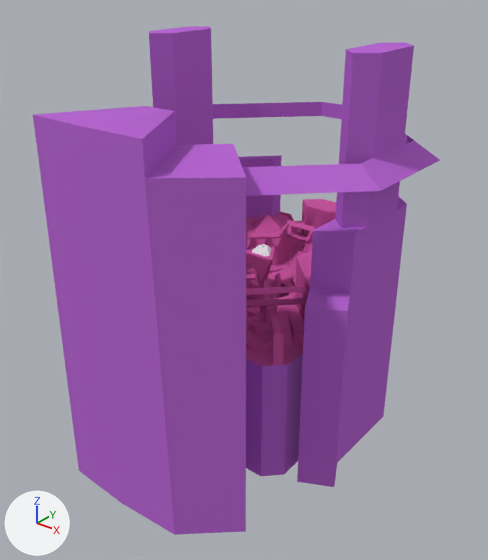
The Blender file assets/lvl/Plaza.blend as it was, and as the next commit left it.
Before and after are seen from a 50 mm lens placed at (98.7, -128.0, 86.4), pointed at (-0.4, -4.0, 9.5). The axes (+X, +Y, +Z) are drawn at lower left. The lights are the same throughout.

Objects in the first picture: 'plaza_groupmesh_12365', 'plaza_groupmesh_12365.001'.
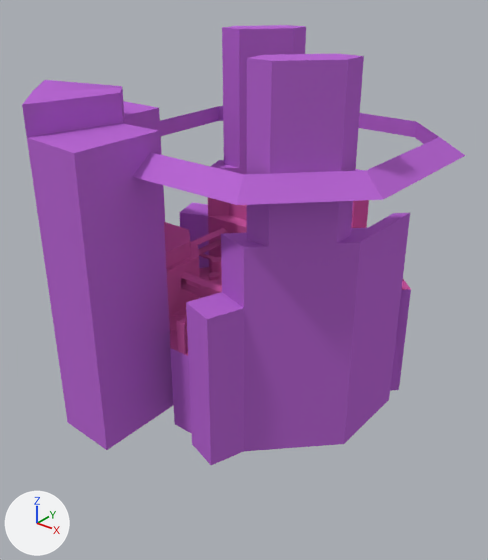
The change, as a list of edits to the scene's bpy script:
```text
Change me_plaza_groupmesh_12365_001:
    used by ob_plaza_groupmesh_12365_001; location = (-0.4, 4.8, 39.8)
    remove me_plaza_groupmesh_12365_001.from_pydata(...)  # 139 vertices, 90 faces; spans x 0.0..38.9, y -55.6..44.0, z -71.6..28.6
    add me_plaza_groupmesh_12365_001.from_pydata(...)  # 134 vertices, 90 faces; spans x 0.0..38.9, y -55.6..44.0, z -61.6..28.6
    me_plaza_groupmesh_12365_001 part 1
    7 vertices are removed from x 16.4..24.6, y -9.2..29.3, z -26.6..-18.4
    5 faces are deleted
    23 vertices in x 0.0..8.7, y -9.2..6.7, z -67.6 move by (0.0, 0.0, 7.0)
    15 vertices in x 0.0..36.9, y -55.6..33.8, z -71.6 move by (0.0, 0.0, 10.0)
    2 vertices move from x 16.4..24.6, y 17.4..25.6, z -26.6..-22.5 to x 16.4..24.6, y 17.4..25.6, z -15.4
    2 vertices are added at (16.4, 29.7, -15.4), (24.6, -15.4, -15.4)
    5 new faces join them
Change me_plaza_groupmesh_12365:
    used by ob_plaza_groupmesh_12365; location = (-0.4, 4.8, 39.8)
    remove me_plaza_groupmesh_12365.from_pydata(...)  # 825 vertices, 755 faces, 1 loose edge; spans x 0.0..32.8, y -35.8..33.8, z -71.6..-18.4
    add me_plaza_groupmesh_12365.from_pydata(...)  # 796 vertices, 758 faces, 1 loose edge; spans x 0.0..32.8, y -35.8..33.8, z -71.6..-15.4
    me_plaza_groupmesh_12365 part 2
    58 vertices are removed from x 0.0..31.2, y -19.5..17.4, z -34.8..-22.5
    80 faces are deleted
    32 vertices in x 25.6..32.3, y -5.1..7.2, z -31.2..-30.7 move by (0.0, 0.0, -1.0)
    3 vertices in x 24.4..26.2, y -7.0..9.1, z -33.8 move by (0.1, 0.0, -0.3)
    2 vertices move from x 0.0..24.5, y -5.2..0.0, z -33.8..-33.1 to x 0.0..24.5, y -5.2..0.4, z -34.1..-33.1
    23 vertices are added at x 0.0..24.6, y -19.2..29.7, z -34.8..-15.4
    10 new vertices lie (0.0, 0.0, -0.5) away from vertices in x 2.8..31.2, y -19.5..7.2, z -34.3..-30.7
    84 new faces join them
Change ob_plaza_groupmesh_12365_001:
    ob_plaza_groupmesh_12365_001.location: (-0.4, 4.8, 39.8) -> (3.1, 3.7, 39.8)
    ob_plaza_groupmesh_12365_001.rotation_euler: (0.0, 0.0, 0.0) -> (0.0, 0.0, -0.785)  # degrees (0, 0, 0) -> degrees (0, 0, -45)
```

Boxes (x1, y1, x2, y2) around the edits, measured in the pictures (488 x 560 px; the box of a moved part takes in the faces that stretch with it):
'plaza_groupmesh_12365.001', reshaped, moved, turned
    before: (33, 26, 440, 535)
    after: (22, 25, 465, 465)
part 1 of me_plaza_groupmesh_12365_001, moved or reshaped
    before: (33, 115, 407, 535)
    after: (27, 131, 411, 465)
part 2 of me_plaza_groupmesh_12365, moved or reshaped
    before: (246, 214, 317, 314)
    after: (188, 197, 369, 298)
